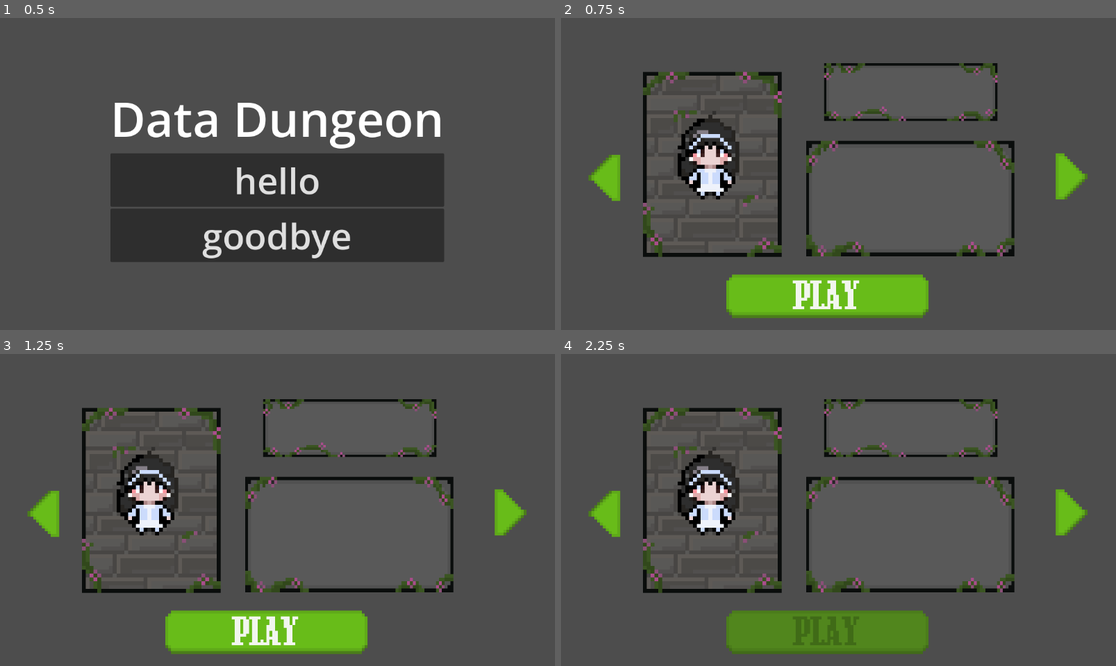
Above: before the commit, frames 1-4 (two rows, left to right).
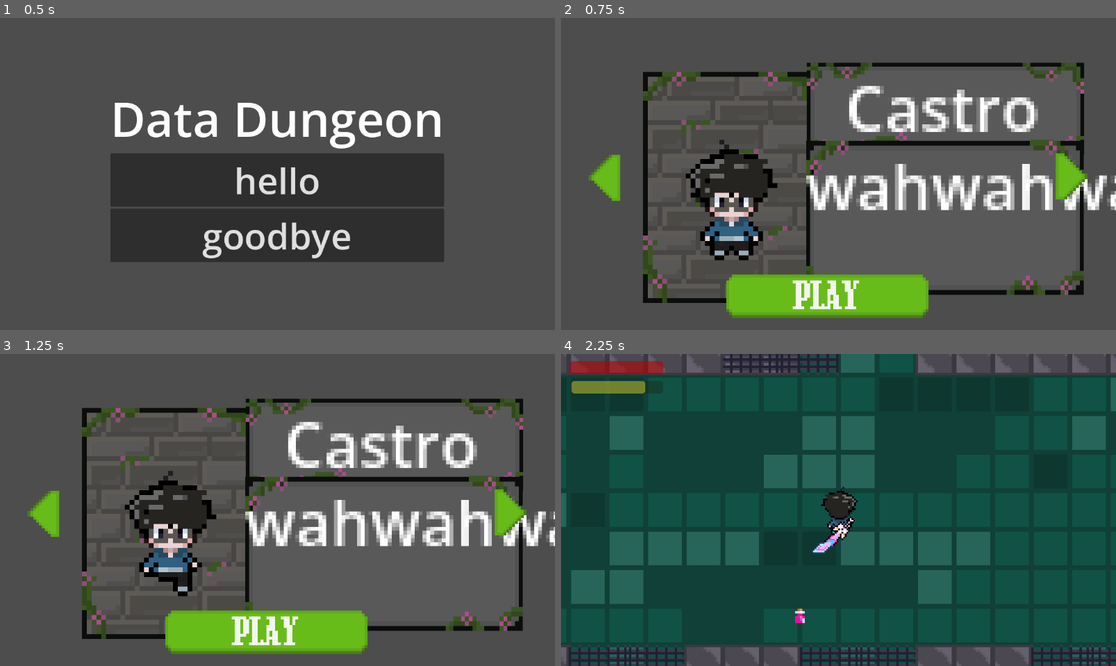
Above: after the commit, the same moments.

Repository: YARNNNYBOI/Data_Dungeon
Game: Godot game, scene res://stages/MainMenu.tscn
Same seed, same stepped clock (60 frames per second), same inputs: the game is played once before the commit and once after it.
Inputs (mouse positions are in pixels of both pictures, inside the frame that each line leads up to):
- Up to frame 1 (0.5 s): no input
- Up to frame 2 (0.75 s): click "hello" at 0.5 s
- Up to frame 3 (1.25 s): no input
- Up to frame 4 (2.25 s): click (838, 644) at 1.25 s; click (838, 644) at 2.02 s

Frame 1 is identical in both runs. In frame 2, 19% of the frame differs, in the area x 14-100%, y 14-92%; in frame 3, 19%; in frame 4, 93%, in the area x 0-100%, y 0-100%.

Commit message:
charsel working

Diff:
--- a/stages/character_select.gd
+++ b/stages/character_select.gd
@@ -1,29 +1,85 @@
 extends Control
 
+@onready var char_frame: TextureRect = $char_frame
+@onready var name_label = $name_frame/Label
+@onready var des_label = $des_frame/Label
+@onready var character_display
 
-func _on_castro_pressed() -> void:
-	GlobalScript.weapon_number = 0
-	go_to_world()
 
-func _on_ely_pressed() -> void:
-	GlobalScript.weapon_number = 1
-	go_to_world()
-
-func _on_faith_pressed() -> void:
-	GlobalScript.weapon_number = 2
-	go_to_world()
-
-func _on_tine_pressed() -> void:
-	GlobalScript.weapon_number = 3
-	go_to_world()
-
-func _on_clark_pressed() -> void:
-	GlobalScript.weapon_number = 4
-	go_to_world()
-
-func _on_rose_pressed() -> void:
-	GlobalScript.weapon_number = 5
-	go_to_world()
+@onready var character_select = 0
+@onready var characters = {
+	"jm" : {"path" : "res://character/player_spriite/jm.tscn",
+			"name" : "Castro",
+			"des" : "wahwahwah",},
+	"faith" : {
+		"path" : "res://character/player_spriite/faith.tscn",
+		"name" : "Faith",
+		"des" : "beautiful",
+	},
+	"ely" : {
+		"path" : "res://character/player_spriite/ely.tscn",
+		"name" : "Ely",
+		"des" : "cutiepie",
+	},
+	"tine" : {
+		"path" : "res://character/player_spriite/tine.tscn",
+		"name" : "Tine",
+		"des" : "pretty",
+	},
+	"clark" : {
+		"path" : "res://character/player_spriite/clark.tscn",
+		"name" : "Clark",
+		"des" : "north"
+	},
+	"rose" : {
+		"path" : "res://character/player_spriite/rose.tscn",
+		"name" : "Rose",
+		"des" : "babygirl",
+	},
+}
+func  _ready() -> void:
+	change_character()
 
 func go_to_world():
 	get_tree().change_scene_to_file("res://stages/main_area.tscn")
+
+
+func _on_go_right_pressed() -> void:
+	character_select += 1
+	if character_select > 5:
+		character_select = 0
+	change_character()
+
+
+func _on_go_left_pressed() -> void:
+	character_select -= 1
+	if character_select < -1:
+		character_select = 5
+	change_character()
+
+func change_character():
+	if char_frame.get_children().size() != 0:
+		for child in char_frame.get_children():
+			child.queue_free()
+
+		get_character()
+	else:
+		print("no")
+		get_character()
+
+func get_character():
+	#change name
+	name_label.text = characters[characters.keys()[character_select]]["name"]
+	des_label.text = characters[characters.keys()[character_select]]["des"]
+
+	var character_scene = load(characters[characters.keys()[character_select]]["path"])
+	character_display = character_scene.instantiate()
+	character_display.scale = Vector2(1,1)
+	character_display.position = Vector2(17.875,27.125)
+	char_frame.add_child(character_display)
+	character_display.play("walking_down")
+
+
+func _on_play_pressed() -> void:
+	GlobalScript.weapon_number = character_select
+	go_to_world()
--- a/stages/character_select.tscn
+++ b/stages/character_select.tscn
@@ -11,6 +11,7 @@
 [ext_resource type="Texture2D" uid="uid://po1vskmdfu61" path="res://GUI/character_select/play_button_hover.png" id="8_m6gv6"]
 
 [node name="CharacterSelect" type="Control" unique_id=698406199]
+custom_minimum_size = Vector2(300, 150)
 layout_mode = 3
 anchors_preset = 15
 anchor_right = 1.0
@@ -21,46 +22,77 @@
 
 [node name="char_frame" type="TextureRect" parent="." unique_id=1798317505]
 texture_filter = 1
-layout_mode = 0
-offset_left = 170.0
-offset_top = 112.0
-offset_right = 206.0
-offset_bottom = 160.0
-scale = Vector2(8, 8)
+layout_mode = 1
+anchors_preset = -1
+anchor_left = 0.273
+anchor_top = 0.469
+anchor_right = 0.273
+anchor_bottom = 0.469
+offset_left = -144.496
+offset_top = -191.91202
+offset_right = -108.496
+offset_bottom = -143.91202
+scale = Vector2(10, 10)
 texture = ExtResource("2_jd3lk")
 
 [node name="faith" parent="char_frame" unique_id=1635515013 instance=ExtResource("3_qvlag")]
-position = Vector2(18, 24.125)
+position = Vector2(17.875, 27.125)
 scale = Vector2(1, 1)
 frame_progress = 0.10474743
 
 [node name="name_frame" type="TextureRect" parent="." unique_id=1749617134]
 texture_filter = 1
+layout_mode = 1
+anchors_preset = -1
+anchor_left = 0.63000005
+anchor_top = 0.238
+anchor_right = 0.63000005
+anchor_bottom = 0.238
+offset_left = -215.76007
+offset_top = -61.224
+offset_right = -143.76007
+offset_bottom = -37.224
+scale = Vector2(8, 8)
+texture = ExtResource("3_3vpx3")
+
+[node name="Label" type="Label" parent="name_frame" unique_id=824316683]
 layout_mode = 0
-offset_left = 546.0
-offset_top = 94.00001
-offset_right = 618.0
-offset_bottom = 118.00001
-scale = Vector2(5, 5)
-texture = ExtResource("3_3vpx3")
+offset_right = 71.399994
+offset_bottom = 23.0
+horizontal_alignment = 1
 
 [node name="des_frame" type="TextureRect" parent="." unique_id=2075983975]
 texture_filter = 1
+layout_mode = 1
+anchors_preset = -1
+anchor_left = 0.629
+anchor_top = 0.57900006
+anchor_right = 0.629
+anchor_bottom = 0.57900006
+offset_left = -215.608
+offset_top = -120.19205
+offset_right = -143.60803
+offset_bottom = -80.19205
+scale = Vector2(8, 8)
+texture = ExtResource("4_qvlag")
+
+[node name="Label" type="Label" parent="des_frame" unique_id=1445384221]
 layout_mode = 0
-offset_left = 509.00003
-offset_top = 255.0
-offset_right = 581.0
-offset_bottom = 295.0
-scale = Vector2(6, 6)
-texture = ExtResource("4_qvlag")
+offset_right = 40.0
+offset_bottom = 23.0
 
 [node name="go_right" type="TextureButton" parent="." unique_id=982218137]
 texture_filter = 1
-layout_mode = 0
-offset_left = 1009.0
-offset_top = 281.0
-offset_right = 1033.0
-offset_bottom = 305.0
+layout_mode = 1
+anchors_preset = -1
+anchor_left = 0.938
+anchor_top = 0.545
+anchor_right = 0.938
+anchor_bottom = 0.545
+offset_left = -71.57605
+offset_top = -72.16
+offset_right = -47.57605
+offset_bottom = -48.160004
 scale = Vector2(6, 6)
 texture_normal = ExtResource("5_507mx")
 texture_pressed = ExtResource("6_dok6u")
@@ -68,11 +100,16 @@
 
 [node name="go_left" type="TextureButton" parent="." unique_id=2142790431]
 texture_filter = 1
-layout_mode = 0
-offset_left = -24.999985
-offset_top = 209.0
-offset_right = -0.99998474
-offset_bottom = 233.0
+layout_mode = 1
+anchors_preset = -1
+anchor_left = 0.060000002
+anchor_top = 0.47500002
+anchor_right = 0.060000002
+anchor_bottom = 0.47500002
+offset_left = -94.11999
+offset_top = -98.80002
+offset_right = -70.11999
+offset_bottom = -74.80002
 rotation = 3.1415927
 scale = Vector2(6, 6)
 pivot_offset = Vector2(23.776808, 24.36205)
@@ -98,3 +135,7 @@
 texture_normal = ExtResource("7_kmgso")
 texture_pressed = ExtResource("8_m6gv6")
 texture_hover = ExtResource("8_m6gv6")
+
+[connection signal="pressed" from="go_right" to="." method="_on_go_right_pressed"]
+[connection signal="pressed" from="go_left" to="." method="_on_go_left_pressed"]
+[connection signal="pressed" from="play" to="." method="_on_play_pressed"]
